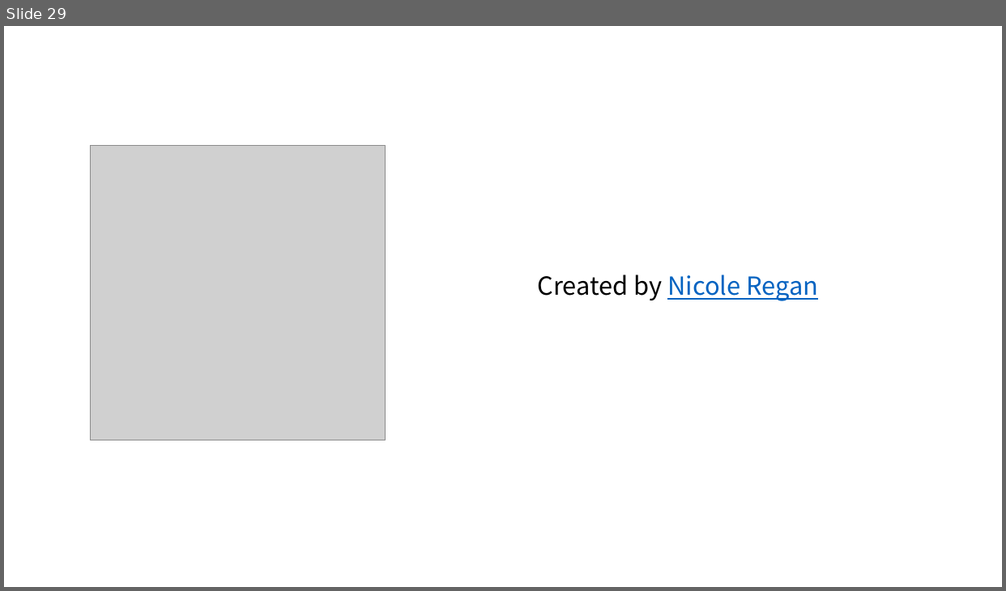
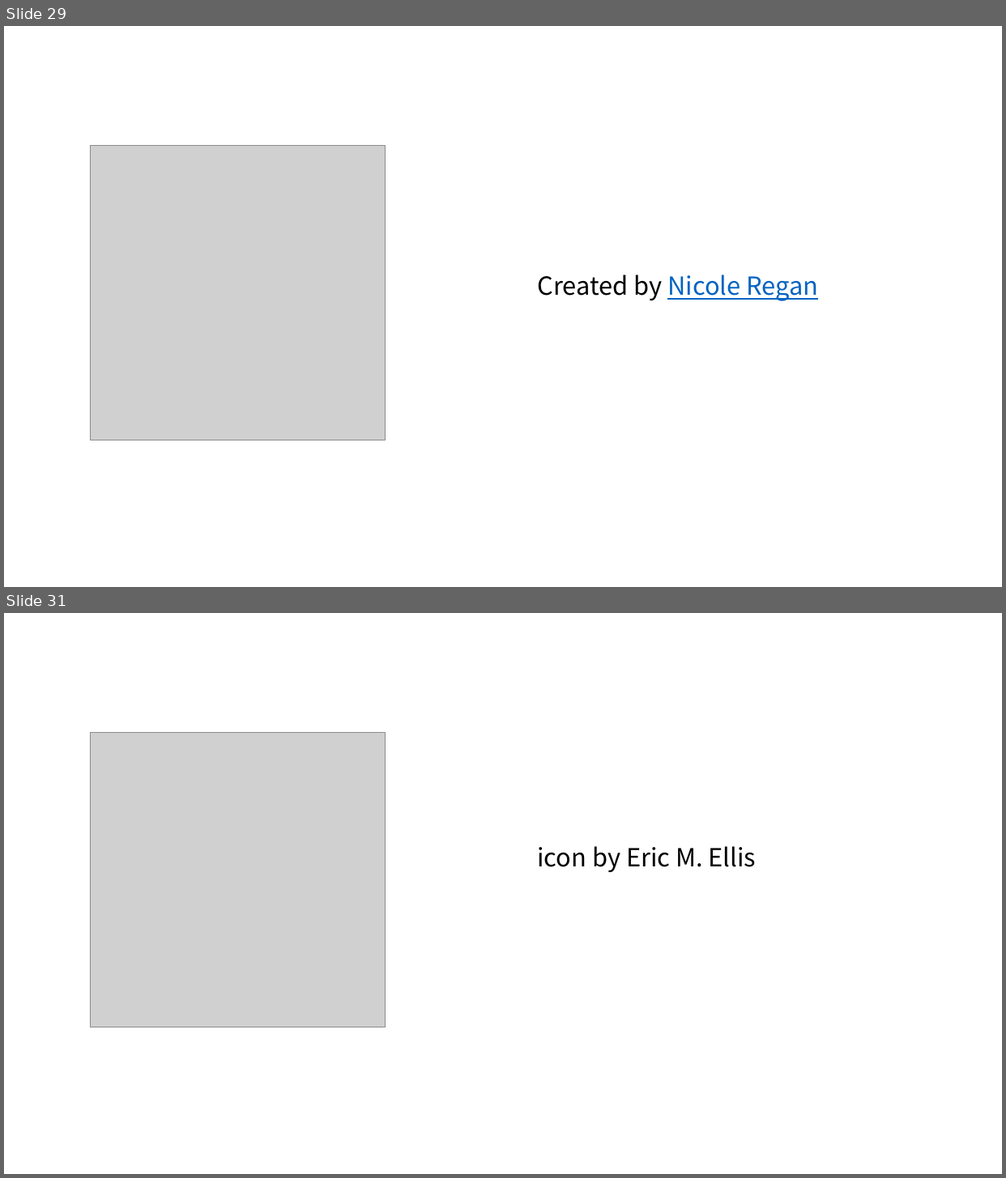
Before and after one commit to happydeveloper/data_structure, a slide deck: presentation/credit.pptx. Shown one above the other, each under a label of ours: slide 29 before the commit, slides 29 and 31 after it; the slides between them are not shown. The pictures are 1006x591 and 1006x1178 pixels, drawn with LibreOffice and Linux fonts; fonts in the diff are those of the drawing; grey boxes stand for pictures. Boxes give left, top, right and bottom in pixels: in the first picture for what was removed or moved away, otherwise in the second. Text is boxed around its words. In the diff, an @@ line names an element or a change of style, - is before the commit and + after.

```diff
--- a/presentation/credit.pptx
+++ b/presentation/credit.pptx
@@ slide 31 added at box(4, 613, 1002, 1174), background #FFFFFF @@
@@ picture added at box(90, 732, 385, 1027) @@
@@ title added at box(538, 846, 756, 872), 24 pt, text #000000 @@
+icon by Eric M. Ellis
```
Also in this commit, not shown: 3 other slides added, 8 other files.
